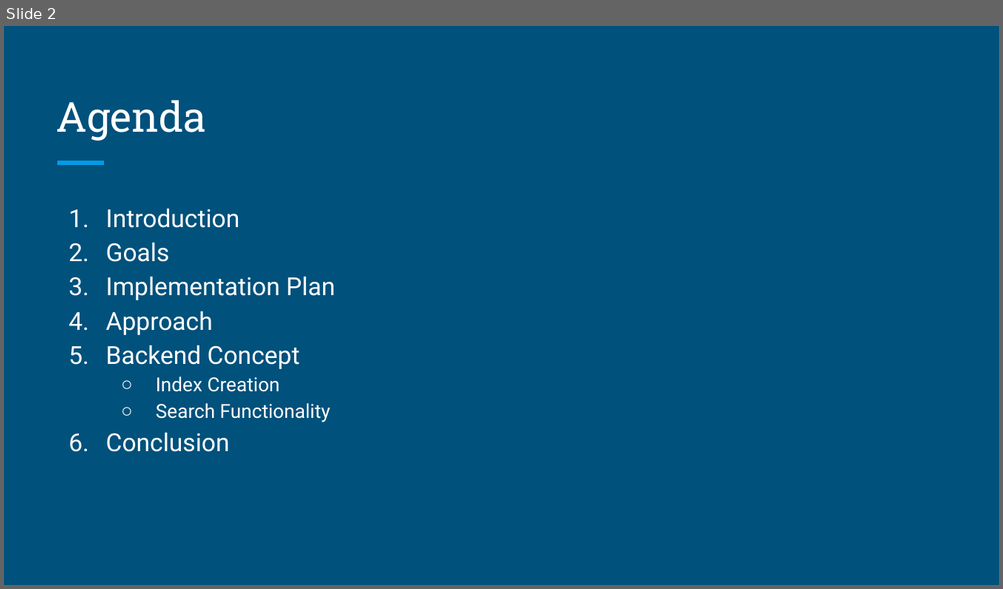
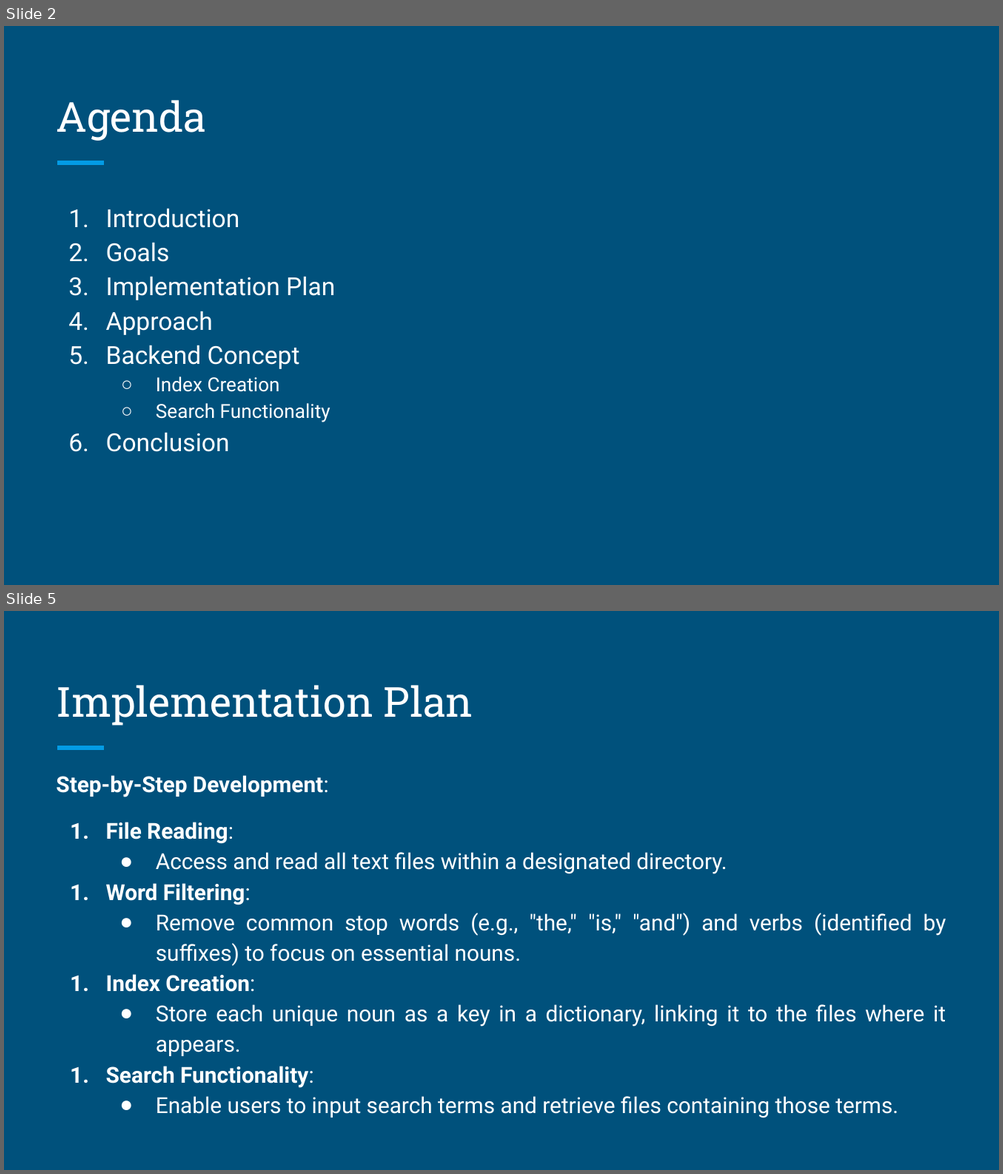
Before and after one commit to mjawadhaider/search-documents, a slide deck: Presentation.pptx. Shown one above the other, each under a label of ours: slide 2 before the commit, slides 2 and 5 after it; the slides between them are not shown. The pictures are 1003x589 and 1003x1174 pixels, drawn with LibreOffice and Linux fonts; fonts in the diff are those of the drawing. Boxes give left, top, right and bottom in pixels: in the first picture for what was removed or moved away, otherwise in the second. Text is boxed around its words. In the diff, an @@ line names an element or a change of style, - is before the commit and + after.

```diff
--- a/Presentation.pptx
+++ b/Presentation.pptx
@@ slide 5 added at (4, 611, 999, 1170), background #00517C; not listed: 1 template element that a slide beside it also shows @@
@@ title added at (56, 685, 473, 726), 30 pt, text #FFFFFF @@
+Implementation Plan
@@ text added at (56, 775, 946, 1119), 16 pt, text #FFFFFF @@
+Step-by-Step Development:
+1. File Reading:
+● Access and read all text files within a designated directory.
+1. Word Filtering:
+● Remove common stop words (e.g., "the," "is," "and") and verbs (identified by suffixes) to focus on essential nouns.
+1. Index Creation:
+● Store each unique noun as a key in a dictionary, linking it to the files where it appears.
+1. Search Functionality:
+● Enable users to input search terms and retrieve files containing those terms.
```
Also in this commit, not shown: 5 slides changed, 2 other slides added, 1 slide removed, 5 other files.
